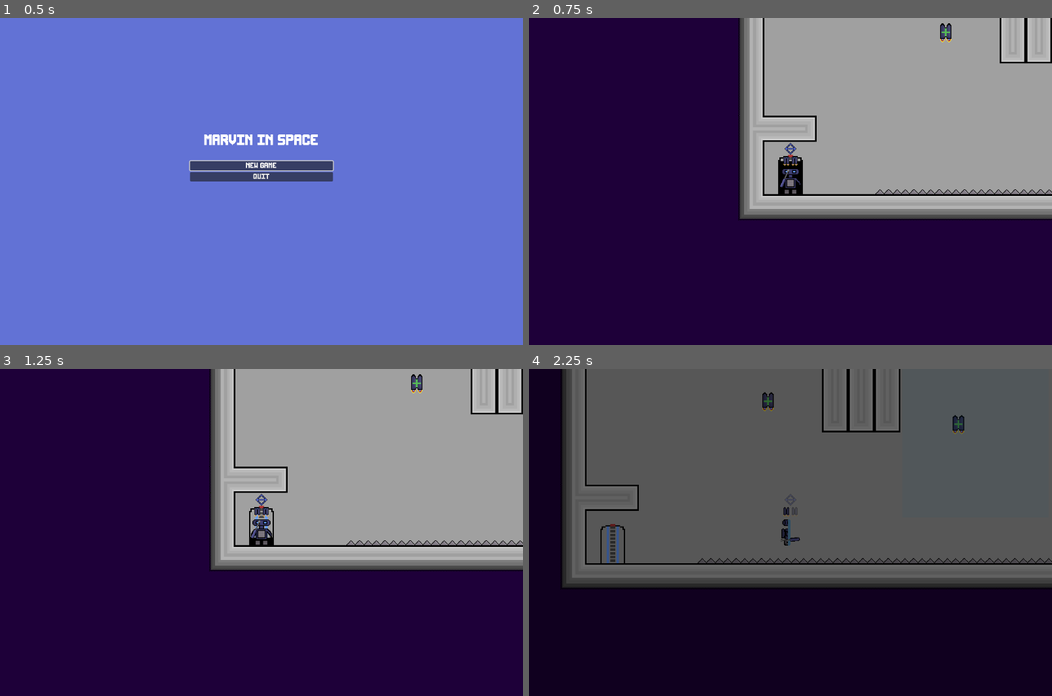
Above: before the commit, frames 1-4 (two rows, left to right).
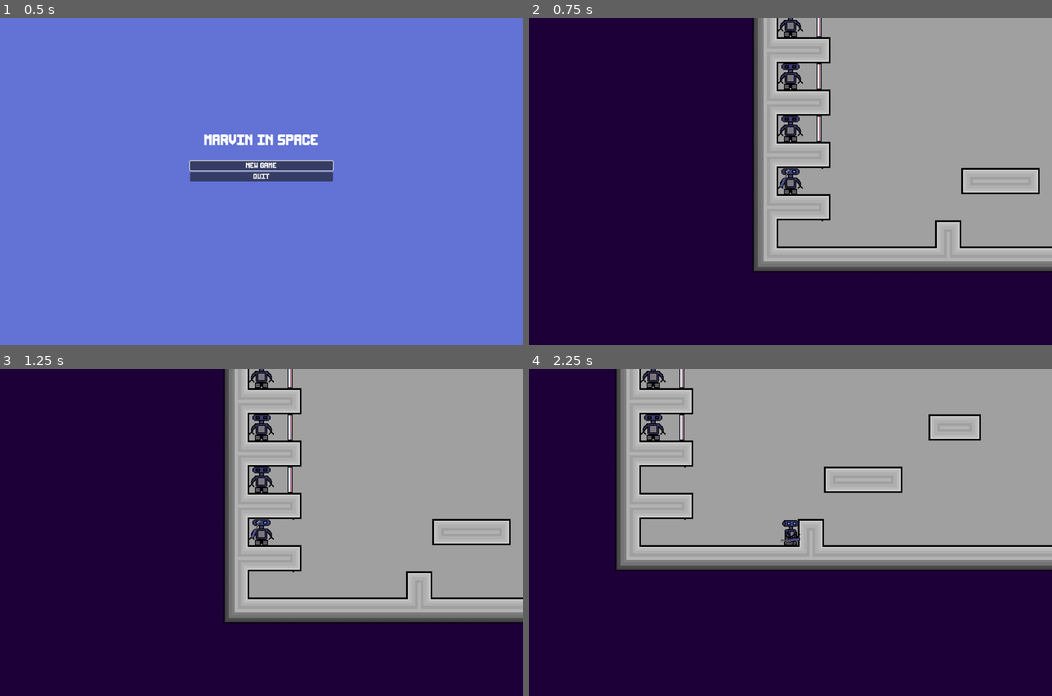
Above: after the commit, the same moments.

Repository: Danielyess/Marvin_In_Space
Game: Godot game, scene res://Scenes/world.tscn
Same seed, same stepped clock (60 frames per second), same inputs: the game is played once before the commit and once after it.
Inputs (mouse positions are in pixels of both pictures, inside the frame that each line leads up to):
- Up to frame 1 (0.5 s): no input
- Up to frame 2 (0.75 s): click "New Game" at 0.5 s
- Up to frame 3 (1.25 s): no input
- Up to frame 4 (2.25 s): tap Enter at 1.25 s; move the mouse to (905, 516) at 1.27 s; hold E (Interact) 1.28-2.03 s; hold D (MoveRight) from 1.28 s (still down); tap W (Jump) at 1.52, 1.82 s; tap Shift (Teleport) at 1.55, 2.1 s; move the mouse to (685, 548) at 2.02 s

Frame 1 is identical in both runs. In frame 2, 19% of the frame differs, in the area x 40-100%, y 0-78%; in frame 3, 19%; in frame 4, 99%, in the area x 0-100%, y 0-100%.

Commit message:
v1.0.0
Release for Bsc diploma thingy

Diff:
--- a/Marvin_In_Space_Demo/Scenes/Levels/level_0.tscn
+++ b/Marvin_In_Space_Demo/Scenes/Levels/level_0.tscn
@@ -9,7 +9,7 @@
 [ext_resource type="PackedScene" uid="uid://b7v3wh34e60nq" path="res://Scenes/switch_box.tscn" id="7_f3cfk"]
 [ext_resource type="PackedScene" uid="uid://mevhu58gyfpf" path="res://Scenes/door.tscn" id="8_d7xhg"]
 [ext_resource type="PackedScene" uid="uid://c87y1ft2pdqgc" path="res://Scenes/electric_fence.tscn" id="9_sgyuc"]
-[ext_resource type="PackedScene" uid="uid://b0p2xbcbvwjth" path="res://Scenes/pick_up_jetpack.tscn" id="10_cgy58"]
+[ext_resource type="PackedScene" uid="uid://b0p2xbcbvwjth" path="res://Scenes/pick_up_jump_pack.tscn" id="10_cgy58"]
 
 [sub_resource type="WorldBoundaryShape2D" id="WorldBoundaryShape2D_lmd5f"]
 
--- a/Marvin_In_Space_Demo/Scenes/Levels/level_2.tscn
+++ b/Marvin_In_Space_Demo/Scenes/Levels/level_2.tscn
@@ -2,7 +2,7 @@
 
 [ext_resource type="TileSet" uid="uid://cgoaqjyb343q3" path="res://resources/TileSets/Main_Tile_Set.tres" id="1_08gir"]
 [ext_resource type="PackedScene" uid="uid://dyc5f4uqp1qu7" path="res://Scenes/start_level_door.tscn" id="2_qmr3o"]
-[ext_resource type="PackedScene" uid="uid://b0p2xbcbvwjth" path="res://Scenes/pick_up_jetpack.tscn" id="2_wuwv3"]
+[ext_resource type="PackedScene" uid="uid://b0p2xbcbvwjth" path="res://Scenes/pick_up_jump_pack.tscn" id="2_wuwv3"]
 [ext_resource type="PackedScene" uid="uid://p04j5jtsnw4v" path="res://Scenes/end_of_level_door.tscn" id="3_uuwls"]
 [ext_resource type="PackedScene" uid="uid://dw4gulmlywi5" path="res://Scenes/gravity_area.tscn" id="4_uuwls"]
 [ext_resource type="Script" uid="uid://bjcx0lsm0velm" path="res://Scripts/hit_box2D.gd" id="6_lfstx"]
--- a/Marvin_In_Space_Demo/Scenes/Levels/level_5.tscn
+++ b/Marvin_In_Space_Demo/Scenes/Levels/level_5.tscn
@@ -4,7 +4,7 @@
 [ext_resource type="PackedScene" uid="uid://c87y1ft2pdqgc" path="res://Scenes/electric_fence.tscn" id="2_bmg5i"]
 [ext_resource type="PackedScene" uid="uid://p04j5jtsnw4v" path="res://Scenes/end_of_level_door.tscn" id="2_hw2rt"]
 [ext_resource type="PackedScene" uid="uid://dyc5f4uqp1qu7" path="res://Scenes/start_level_door.tscn" id="3_73jlt"]
-[ext_resource type="PackedScene" uid="uid://cfllmawvoim2g" path="res://Scenes/jetpack_refresh.tscn" id="4_7dmid"]
+[ext_resource type="PackedScene" uid="uid://cfllmawvoim2g" path="res://Scenes/jump_pack_refresh.tscn" id="4_7dmid"]
 [ext_resource type="PackedScene" uid="uid://dh1e6ui48a3ab" path="res://Scenes/spikes.tscn" id="5_73jlt"]
 [ext_resource type="Script" uid="uid://bjcx0lsm0velm" path="res://Scripts/hit_box2D.gd" id="7_ww7tq"]
 [ext_resource type="PackedScene" uid="uid://dw4gulmlywi5" path="res://Scenes/gravity_area.tscn" id="8_n50vi"]
--- a/Marvin_In_Space_Demo/Scenes/Levels/level_7.tscn
+++ b/Marvin_In_Space_Demo/Scenes/Levels/level_7.tscn
@@ -7,7 +7,7 @@
 [ext_resource type="PackedScene" uid="uid://b5dr7q8wglje5" path="res://Scenes/lever.tscn" id="5_cgbbm"]
 [ext_resource type="PackedScene" uid="uid://mevhu58gyfpf" path="res://Scenes/door.tscn" id="6_tvwx8"]
 [ext_resource type="PackedScene" uid="uid://p04j5jtsnw4v" path="res://Scenes/end_of_level_door.tscn" id="7_r56u0"]
-[ext_resource type="PackedScene" uid="uid://bcfg0bhgf8xoh" path="res://Scenes/no_dash_area.tscn" id="8_safr0"]
+[ext_resource type="PackedScene" uid="uid://bcfg0bhgf8xoh" path="res://Scenes/no_teleport_area.tscn" id="8_safr0"]
 [ext_resource type="Script" uid="uid://bjcx0lsm0velm" path="res://Scripts/hit_box2D.gd" id="9_cxfpl"]
 [ext_resource type="PackedScene" uid="uid://c87y1ft2pdqgc" path="res://Scenes/electric_fence.tscn" id="10_2dorg"]
 
--- a/Marvin_In_Space_Demo/Scenes/Levels/level_8.tscn
+++ b/Marvin_In_Space_Demo/Scenes/Levels/level_8.tscn
@@ -8,7 +8,7 @@
 [ext_resource type="PackedScene" uid="uid://b7v3wh34e60nq" path="res://Scenes/switch_box.tscn" id="7_775jq"]
 [ext_resource type="PackedScene" uid="uid://mevhu58gyfpf" path="res://Scenes/door.tscn" id="7_jaooa"]
 [ext_resource type="PackedScene" uid="uid://p04j5jtsnw4v" path="res://Scenes/end_of_level_door.tscn" id="7_qlp7g"]
-[ext_resource type="PackedScene" uid="uid://bcfg0bhgf8xoh" path="res://Scenes/no_dash_area.tscn" id="9_2ckth"]
+[ext_resource type="PackedScene" uid="uid://bcfg0bhgf8xoh" path="res://Scenes/no_teleport_area.tscn" id="9_2ckth"]
 [ext_resource type="PackedScene" uid="uid://dw4gulmlywi5" path="res://Scenes/gravity_area.tscn" id="9_ixfw4"]
 
 [node name="Level8" type="Node2D"]
--- a/Marvin_In_Space_Demo/Scenes/Levels/level_9.tscn
+++ b/Marvin_In_Space_Demo/Scenes/Levels/level_9.tscn
@@ -7,7 +7,7 @@
 [ext_resource type="PackedScene" uid="uid://b5dr7q8wglje5" path="res://Scenes/lever.tscn" id="4_w7d07"]
 [ext_resource type="PackedScene" uid="uid://b7v3wh34e60nq" path="res://Scenes/switch_box.tscn" id="5_kixrd"]
 [ext_resource type="PackedScene" uid="uid://c87y1ft2pdqgc" path="res://Scenes/electric_fence.tscn" id="7_pxnp4"]
-[ext_resource type="PackedScene" uid="uid://bcfg0bhgf8xoh" path="res://Scenes/no_dash_area.tscn" id="7_u2701"]
+[ext_resource type="PackedScene" uid="uid://bcfg0bhgf8xoh" path="res://Scenes/no_teleport_area.tscn" id="7_u2701"]
 [ext_resource type="PackedScene" uid="uid://p04j5jtsnw4v" path="res://Scenes/end_of_level_door.tscn" id="9_yqjd7"]
 
 [node name="Level9" type="Node2D"]
--- a/Marvin_In_Space_Demo/Scenes/jetpack_refresh.tscn
+++ /dev/null
@@ -1,34 +0,0 @@
-[gd_scene load_steps=6 format=3 uid="uid://cfllmawvoim2g"]
-
-[ext_resource type="Script" uid="uid://dn36cfy0kvkma" path="res://Scripts/jetpack_refresh_script.gd" id="1_uxj00"]
-[ext_resource type="Texture2D" uid="uid://c8wmu7ckusgna" path="res://resources/Sprites/JetpackRefreshIcon.png" id="2_t2f87"]
-[ext_resource type="Script" uid="uid://cfnotqwi0ab8h" path="res://Scripts/interaction_area2D.gd" id="3_t2f87"]
-
-[sub_resource type="RectangleShape2D" id="RectangleShape2D_t2f87"]
-
-[sub_resource type="RectangleShape2D" id="RectangleShape2D_ty2of"]
-size = Vector2(21, 25)
-
-[node name="JetpackRefresh" type="StaticBody2D"]
-script = ExtResource("1_uxj00")
-
-[node name="BaseCollShape" type="CollisionShape2D" parent="."]
-shape = SubResource("RectangleShape2D_t2f87")
-disabled = true
-
-[node name="MainSprite" type="Sprite2D" parent="."]
-texture = ExtResource("2_t2f87")
-
-[node name="InteractionArea2D" type="Area2D" parent="."]
-script = ExtResource("3_t2f87")
-metadata/_custom_type_script = "uid://cfnotqwi0ab8h"
-
-[node name="InteractionCollShape" type="CollisionShape2D" parent="InteractionArea2D"]
-position = Vector2(0, -0.5)
-shape = SubResource("RectangleShape2D_ty2of")
-
-[node name="Timer" type="Timer" parent="."]
-wait_time = 5.0
-one_shot = true
-
-[connection signal="timeout" from="Timer" to="." method="_on_timer_timeout"]
--- /dev/null
+++ b/Marvin_In_Space_Demo/Scenes/jump_pack_refresh.tscn
@@ -0,0 +1,34 @@
+[gd_scene load_steps=6 format=3 uid="uid://cfllmawvoim2g"]
+
+[ext_resource type="Script" uid="uid://dn36cfy0kvkma" path="res://Scripts/jump_pack_refresh_script.gd" id="1_mqtto"]
+[ext_resource type="Texture2D" uid="uid://c8wmu7ckusgna" path="res://resources/Sprites/JetpackRefreshIcon.png" id="2_6crff"]
+[ext_resource type="Script" uid="uid://cfnotqwi0ab8h" path="res://Scripts/interaction_area2D.gd" id="3_7rdrh"]
+
+[sub_resource type="RectangleShape2D" id="RectangleShape2D_t2f87"]
+
+[sub_resource type="RectangleShape2D" id="RectangleShape2D_ty2of"]
+size = Vector2(21, 25)
+
+[node name="JumpPackRefresh" type="StaticBody2D"]
+script = ExtResource("1_mqtto")
+
+[node name="BaseCollShape" type="CollisionShape2D" parent="."]
+shape = SubResource("RectangleShape2D_t2f87")
+disabled = true
+
+[node name="MainSprite" type="Sprite2D" parent="."]
+texture = ExtResource("2_6crff")
+
+[node name="InteractionArea2D" type="Area2D" parent="."]
+script = ExtResource("3_7rdrh")
+metadata/_custom_type_script = "uid://cfnotqwi0ab8h"
+
+[node name="InteractionCollShape" type="CollisionShape2D" parent="InteractionArea2D"]
+position = Vector2(0, -0.5)
+shape = SubResource("RectangleShape2D_ty2of")
+
+[node name="Timer" type="Timer" parent="."]
+wait_time = 5.0
+one_shot = true
+
+[connection signal="timeout" from="Timer" to="." method="_on_timer_timeout"]
--- a/Marvin_In_Space_Demo/Scenes/no_dash_area.tscn
+++ /dev/null
@@ -1,25 +0,0 @@
-[gd_scene load_steps=3 format=3 uid="uid://bcfg0bhgf8xoh"]
-
-[ext_resource type="Script" uid="uid://b7yyeugmbcwiq" path="res://Scripts/no_dash_area.gd" id="1_7fep1"]
-
-[sub_resource type="RectangleShape2D" id="RectangleShape2D_jxtpg"]
-size = Vector2(245, 127)
-
-[node name="NoDashArea" type="Area2D"]
-priority = 1
-script = ExtResource("1_7fep1")
-
-[node name="BaseCollShape" type="CollisionShape2D" parent="."]
-shape = SubResource("RectangleShape2D_jxtpg")
-
-[node name="ColorRect" type="ColorRect" parent="BaseCollShape"]
-anchors_preset = 15
-anchor_right = 1.0
-anchor_bottom = 1.0
-offset_left = -122.0
-offset_top = -63.0
-offset_right = 122.0
-offset_bottom = 64.0
-grow_horizontal = 2
-grow_vertical = 2
-color = Color(1, 1, 0, 0.196078)
--- /dev/null
+++ b/Marvin_In_Space_Demo/Scenes/no_teleport_area.tscn
@@ -0,0 +1,25 @@
+[gd_scene load_steps=3 format=3 uid="uid://bcfg0bhgf8xoh"]
+
+[ext_resource type="Script" uid="uid://b7yyeugmbcwiq" path="res://Scripts/no_teleport_area_script.gd" id="1_0j20x"]
+
+[sub_resource type="RectangleShape2D" id="RectangleShape2D_jxtpg"]
+size = Vector2(245, 127)
+
+[node name="NoTeleportArea" type="Area2D"]
+priority = 1
+script = ExtResource("1_0j20x")
+
+[node name="BaseCollShape" type="CollisionShape2D" parent="."]
+shape = SubResource("RectangleShape2D_jxtpg")
+
+[node name="ColorRect" type="ColorRect" parent="BaseCollShape"]
+anchors_preset = 15
+anchor_right = 1.0
+anchor_bottom = 1.0
+offset_left = -122.0
+offset_top = -63.0
+offset_right = 122.0
+offset_bottom = 64.0
+grow_horizontal = 2
+grow_vertical = 2
+color = Color(1, 1, 0, 0.196078)
--- a/Marvin_In_Space_Demo/Scenes/pick_up_jetpack.tscn
+++ /dev/null
@@ -1,28 +0,0 @@
-[gd_scene load_steps=6 format=3 uid="uid://b0p2xbcbvwjth"]
-
-[ext_resource type="Script" uid="uid://cw7hvm8j8udap" path="res://Scripts/pick_up_jetpack_script.gd" id="1_chlt8"]
-[ext_resource type="Texture2D" uid="uid://pwgmd6c58myb" path="res://resources/Sprites/JetpackIcon.png" id="1_scbk0"]
-[ext_resource type="Script" uid="uid://cfnotqwi0ab8h" path="res://Scripts/interaction_area2D.gd" id="2_chlt8"]
-
-[sub_resource type="RectangleShape2D" id="RectangleShape2D_sx70b"]
-
-[sub_resource type="RectangleShape2D" id="RectangleShape2D_scbk0"]
-size = Vector2(21, 25)
-
-[node name="pickUpJetpack" type="StaticBody2D"]
-script = ExtResource("1_chlt8")
-
-[node name="BaseCollShape" type="CollisionShape2D" parent="."]
-shape = SubResource("RectangleShape2D_sx70b")
-disabled = true
-
-[node name="MainSprite" type="Sprite2D" parent="."]
-texture = ExtResource("1_scbk0")
-
-[node name="InteractionArea2D" type="Area2D" parent="."]
-script = ExtResource("2_chlt8")
-metadata/_custom_type_script = "uid://cfnotqwi0ab8h"
-
-[node name="InteractionCollShape" type="CollisionShape2D" parent="InteractionArea2D"]
-position = Vector2(0, -0.5)
-shape = SubResource("RectangleShape2D_scbk0")
--- /dev/null
+++ b/Marvin_In_Space_Demo/Scenes/pick_up_jump_pack.tscn
@@ -0,0 +1,28 @@
+[gd_scene load_steps=6 format=3 uid="uid://b0p2xbcbvwjth"]
+
+[ext_resource type="Script" uid="uid://cw7hvm8j8udap" path="res://Scripts/pick_up_jump_pack_script.gd" id="1_a6ked"]
+[ext_resource type="Texture2D" uid="uid://pwgmd6c58myb" path="res://resources/Sprites/JetpackIcon.png" id="2_yeiwj"]
+[ext_resource type="Script" uid="uid://cfnotqwi0ab8h" path="res://Scripts/interaction_area2D.gd" id="3_0xi2d"]
+
+[sub_resource type="RectangleShape2D" id="RectangleShape2D_sx70b"]
+
+[sub_resource type="RectangleShape2D" id="RectangleShape2D_scbk0"]
+size = Vector2(21, 25)
+
+[node name="pickUpJumpPack" type="StaticBody2D"]
+script = ExtResource("1_a6ked")
+
+[node name="BaseCollShape" type="CollisionShape2D" parent="."]
+shape = SubResource("RectangleShape2D_sx70b")
+disabled = true
+
+[node name="MainSprite" type="Sprite2D" parent="."]
+texture = ExtResource("2_yeiwj")
+
+[node name="InteractionArea2D" type="Area2D" parent="."]
+script = ExtResource("3_0xi2d")
+metadata/_custom_type_script = "uid://cfnotqwi0ab8h"
+
+[node name="InteractionCollShape" type="CollisionShape2D" parent="InteractionArea2D"]
+position = Vector2(0, -0.5)
+shape = SubResource("RectangleShape2D_scbk0")
--- a/Marvin_In_Space_Demo/Scripts/jetpack_refresh_script.gd
+++ /dev/null
@@ -1,19 +0,0 @@
-#Should be used with the purpose of giving the player back jumpCharges which are used when jumping (DUH!!!)
-
-extends StaticBody2D
-
-@export var plusJumpCharges : int = 2
-
-func pickUp(character : CharacterBody2D) -> void:
-	character.addJumpCharge(2, true)
-	character.updateJumpChargeSprite()
-	refresh()
-
-func refresh() -> void:
-	$MainSprite.self_modulate = Color(1,1,1,0.25)
-	$InteractionArea2D/InteractionCollShape.set_deferred("disabled", true)
-	$Timer.start()
-
-func _on_timer_timeout() -> void:
-	$MainSprite.self_modulate = Color(1,1,1,1)
-	$InteractionArea2D/InteractionCollShape.set_deferred("disabled", false)
--- /dev/null
+++ b/Marvin_In_Space_Demo/Scripts/jump_pack_refresh_script.gd
@@ -0,0 +1,19 @@
+#Should be used with the purpose of giving the player back jumpCharges which are used when jumping (DUH!!!)
+
+extends StaticBody2D
+
+@export var plusJumpCharges : int = 2
+
+func pickUp(character : CharacterBody2D) -> void:
+	character.addJumpCharge(2, true)
+	character.updateJumpChargeSprite()
+	refresh()
+
+func refresh() -> void:
+	$MainSprite.self_modulate = Color(1,1,1,0.25)
+	$InteractionArea2D/InteractionCollShape.set_deferred("disabled", true)
+	$Timer.start()
+
+func _on_timer_timeout() -> void:
+	$MainSprite.self_modulate = Color(1,1,1,1)
+	$InteractionArea2D/InteractionCollShape.set_deferred("disabled", false)
--- a/Marvin_In_Space_Demo/Scripts/main_menu_script.gd
+++ b/Marvin_In_Space_Demo/Scripts/main_menu_script.gd
@@ -7,4 +7,4 @@
 	get_tree().quit()
 
 func _on_play_button_pressed() -> void:
-	get_parent().initLevel(5)
+	get_parent().initLevel(1)
--- a/Marvin_In_Space_Demo/Scripts/world_script.gd
+++ b/Marvin_In_Space_Demo/Scripts/world_script.gd
@@ -57,7 +57,7 @@
 			pass;
 
 func loadLevel() -> void:
-	if levelIndex < 13:
+	if levelIndex < 10:
 		var desiredLevelName : String = "level_" + str(levelIndex)
 		Level = load("res://Scenes/Levels/" + desiredLevelName + ".tscn").instantiate()
 	else:
@@ -76,7 +76,7 @@
 		printerr("Couldn't get Level spawn point.")
 
 func loadPlayer() -> void:
-	Player = load("res://Scenes/Player.tscn").instantiate()
+	Player = load("res://Scenes/player.tscn").instantiate()
 	add_child(Player)
 	if Player.has_node("Camera"):
 		PlayerCamera = Player.get_node("Camera")
@@ -114,7 +114,6 @@
 func initLevel(level : int = levelIndex) -> void:
 	if MainMenu.is_inside_tree():
 		remove_child(MainMenu)
-
 	levelIndex = level
 	loadLevel()
 	if not Player:
--- a/Marvin_In_Space_Demo/icon.svg
+++ /dev/null
@@ -1 +0,0 @@
-<svg xmlns="http://www.w3.org/2000/svg" width="128" height="128"><rect width="124" height="124" x="2" y="2" fill="#363d52" stroke="#212532" stroke-width="4" rx="14"/><g fill="#fff" transform="translate(12.322 12.322)scale(.101)"><path d="M105 673v33q407 354 814 0v-33z"/><path fill="#478cbf" d="m105 673 152 14q12 1 15 14l4 67 132 10 8-61q2-11 15-15h162q13 4 15 15l8 61 132-10 4-67q3-13 15-14l152-14V427q30-39 56-81-35-59-83-108-43 20-82 47-40-37-88-64 7-51 8-102-59-28-123-42-26 43-46 89-49-7-98 0-20-46-46-89-64 14-123 42 1 51 8 102-48 27-88 64-39-27-82-47-48 49-83 108 26 42 56 81zm0 33v39c0 276 813 276 814 0v-39l-134 12-5 69q-2 10-14 13l-162 11q-12 0-16-11l-10-65H446l-10 65q-4 11-16 11l-162-11q-12-3-14-13l-5-69z"/><path d="M483 600c0 34 58 34 58 0v-86c0-34-58-34-58 0z"/><circle cx="725" cy="526" r="90"/><circle cx="299" cy="526" r="90"/></g><g fill="#414042" transform="translate(12.322 12.322)scale(.101)"><circle cx="307" cy="532" r="60"/><circle cx="717" cy="532" r="60"/></g></svg>
--- a/Marvin_In_Space_Demo/project.godot
+++ b/Marvin_In_Space_Demo/project.godot
@@ -13,7 +13,7 @@
 config/name="Marvin_In_Space_Demo"
 run/main_scene="uid://ddjwc6w1qe6gc"
 config/features=PackedStringArray("4.4", "Forward Plus")
-config/icon="res://icon.svg"
+config/icon="uid://bbqyv1l07ocii"
 
 [display]
 
Binary file removed: Marvin_In_Space_Demo/Menu_Player_Map_states.png
Not shown, removed: Marvin_In_Space_Demo/Menu_Player_Map_states.png.import
Renamed: Marvin_In_Space_Demo/Scripts/jetpack_refresh_script.gd.uid -> Marvin_In_Space_Demo/Scripts/jump_pack_refresh_script.gd.uid
Renamed: Marvin_In_Space_Demo/Scripts/no_dash_area.gd -> Marvin_In_Space_Demo/Scripts/no_teleport_area_script.gd
Renamed: Marvin_In_Space_Demo/Scripts/no_dash_area.gd.uid -> Marvin_In_Space_Demo/Scripts/no_teleport_area_script.gd.uid
Renamed: Marvin_In_Space_Demo/Scripts/pick_up_jetpack_script.gd -> Marvin_In_Space_Demo/Scripts/pick_up_jump_pack_script.gd
Renamed: Marvin_In_Space_Demo/Scripts/pick_up_jetpack_script.gd.uid -> Marvin_In_Space_Demo/Scripts/pick_up_jump_pack_script.gd.uid
Not shown, removed: Marvin_In_Space_Demo/SwitchBox_Plan.txt
Not shown, changed: Marvin_In_Space_Demo/export_presets.cfg
Not shown, removed: Marvin_In_Space_Demo/icon.svg.import
Binary file added: Marvin_In_Space_Demo/resources/Sprites/icon.png
Not shown, added: Marvin_In_Space_Demo/resources/Sprites/icon.png.import
(and 3 more such lines)
